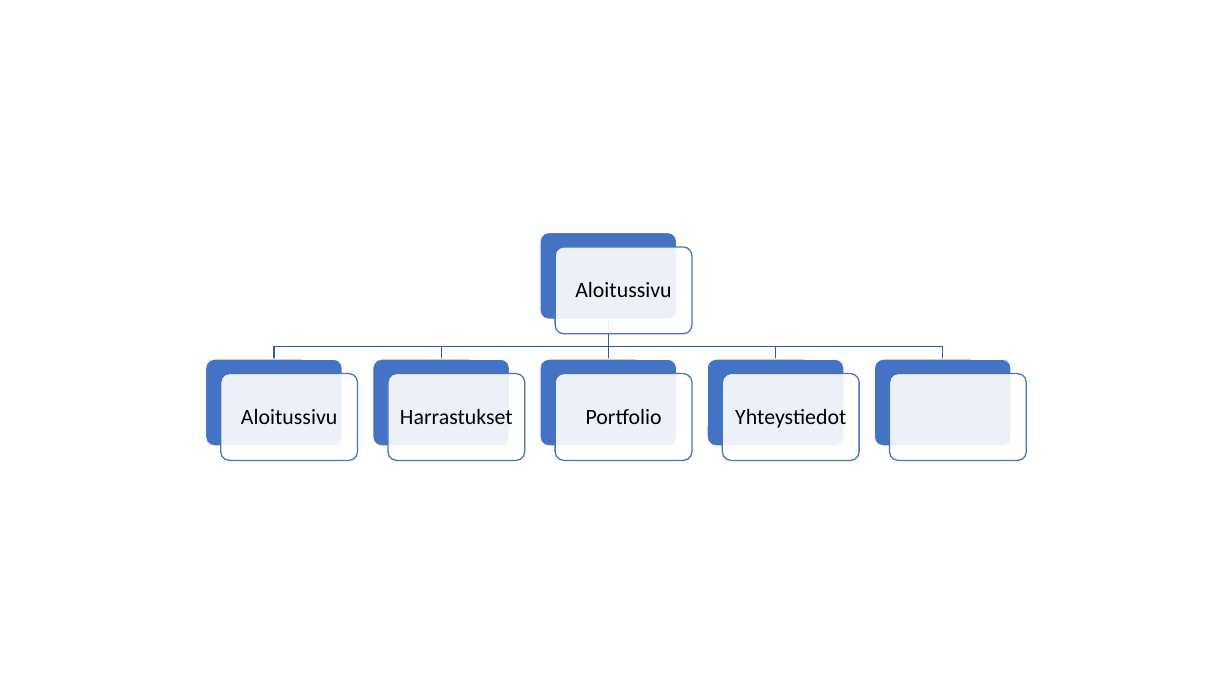
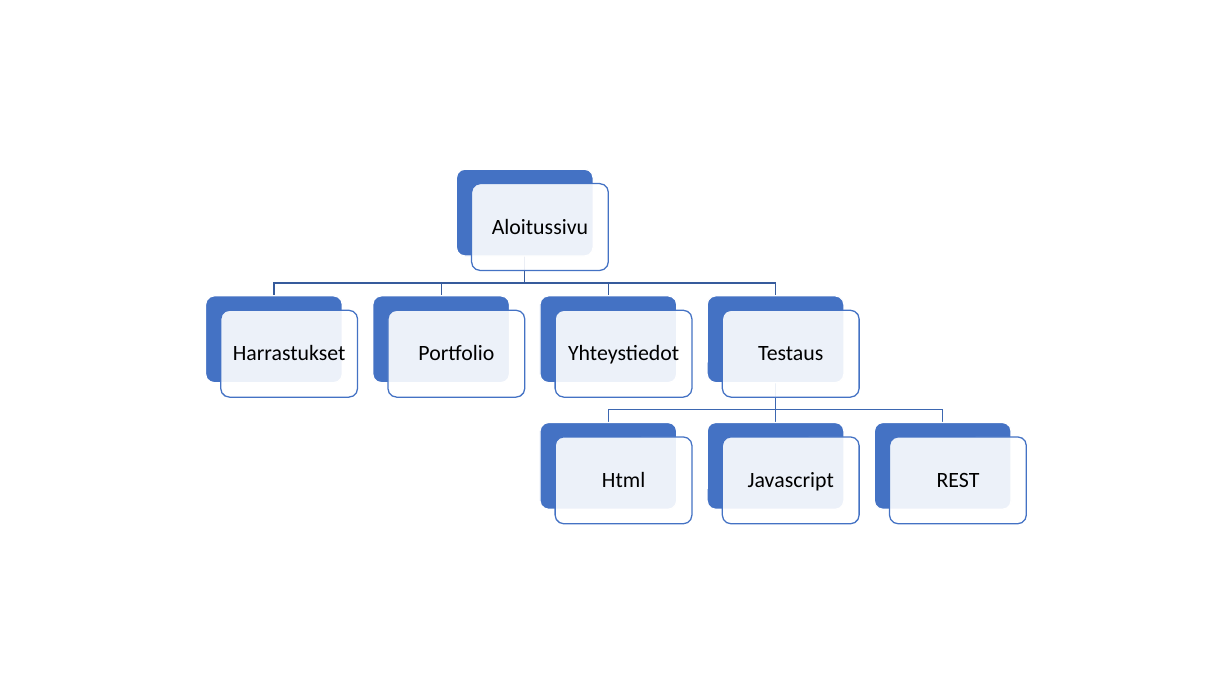
Before and after one commit to palestalo/palestalo.github.io, a slide deck: slide 1 of rakennekaavio.pptx. Drawn at 1232x693 pixels with LibreOffice and Linux fonts; fonts in the diff are those of the drawing. Boxes give left, top, right and bottom in pixels: in the first picture for what was removed or moved away, otherwise in the second. Text is boxed around its words. In the diff, an @@ line names an element or a change of style, - is before the commit and + after.

```diff
--- a/rakennekaavio.pptx
+++ b/rakennekaavio.pptx
@@ rounded rectangle: place and size @@
-rounded rectangle at bbox=[555, 247, 692, 334]
+rounded rectangle at bbox=[471, 184, 608, 271]
@@ text "Aloitussivu": place and size @@
-text "Aloitussivu" at bbox=[575, 282, 671, 297]
+text "Aloitussivu" at bbox=[492, 219, 588, 234]
@@ freeform shape: place and size @@
-freeform shape at bbox=[274, 320, 609, 360]
+freeform shape at bbox=[274, 256, 525, 296]
@@ freeform shape: place and size @@
-freeform shape at bbox=[608, 320, 775, 360]
+freeform shape at bbox=[525, 256, 775, 296]
@@ freeform shape: place and size @@
-freeform shape at bbox=[441, 320, 608, 360]
+freeform shape at bbox=[525, 256, 608, 296]
@@ rounded rectangle: place and size @@
-rounded rectangle at bbox=[206, 360, 343, 446]
+rounded rectangle at bbox=[206, 296, 343, 383]
@@ rounded rectangle: place and size @@
-rounded rectangle at bbox=[372, 360, 509, 446]
+rounded rectangle at bbox=[372, 296, 509, 383]
@@ rounded rectangle: place and size @@
-rounded rectangle at bbox=[540, 233, 677, 320]
+rounded rectangle at bbox=[540, 296, 677, 383]
@@ text "Harrastukset": place and size @@
-text "Harrastukset" at bbox=[400, 409, 513, 424]
+text "Harrastukset" at bbox=[233, 345, 346, 360]
@@ 4 rounded rectangles: place and size @@
-4 rounded rectangles at bbox=[221, 373, 860, 460]
+4 rounded rectangles at bbox=[221, 311, 860, 397]
@@ text "Portfolio": place and size @@
-text "Portfolio" at bbox=[586, 409, 662, 424]
+text "Portfolio" at bbox=[418, 345, 494, 360]
@@ text "Yhteystiedot": place and size @@
-text "Yhteystiedot" at bbox=[735, 409, 846, 428]
+text "Yhteystiedot" at bbox=[568, 345, 679, 364]
@@ freeform shape removed at bbox=[604, 320, 613, 360] @@
@@ freeform shape removed at bbox=[608, 320, 943, 360] @@
@@ text removed at bbox=[241, 409, 337, 424] @@
-Aloitussivu
@@ 3 rounded rectangles: place and size @@
-3 rounded rectangles at bbox=[540, 360, 1011, 446]
+3 rounded rectangles at bbox=[540, 422, 1011, 509]
@@ rounded rectangle: place and size @@
-rounded rectangle at bbox=[890, 373, 1027, 460]
+rounded rectangle at bbox=[890, 437, 1027, 524]
@@ group added at bbox=[441, 169, 980, 524]: 4 freeform shapes, 4 rounded rectangles, 4 texts @@
+Testaus
+Html
+Javascript
+REST
```
Also in this commit, not shown: 9 other files.
